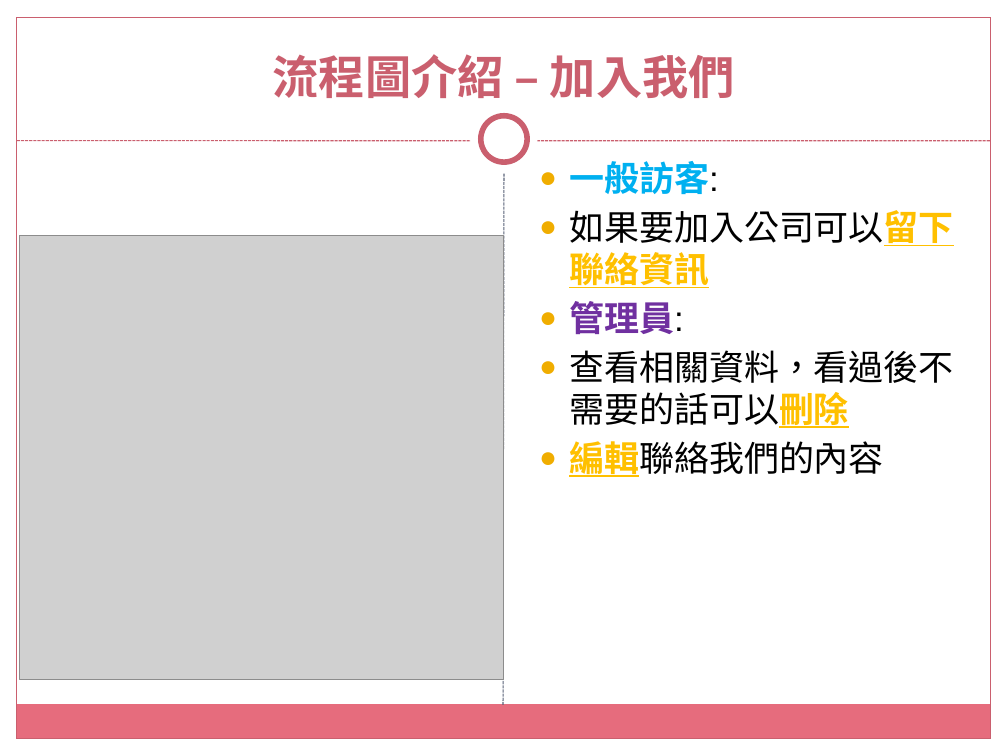
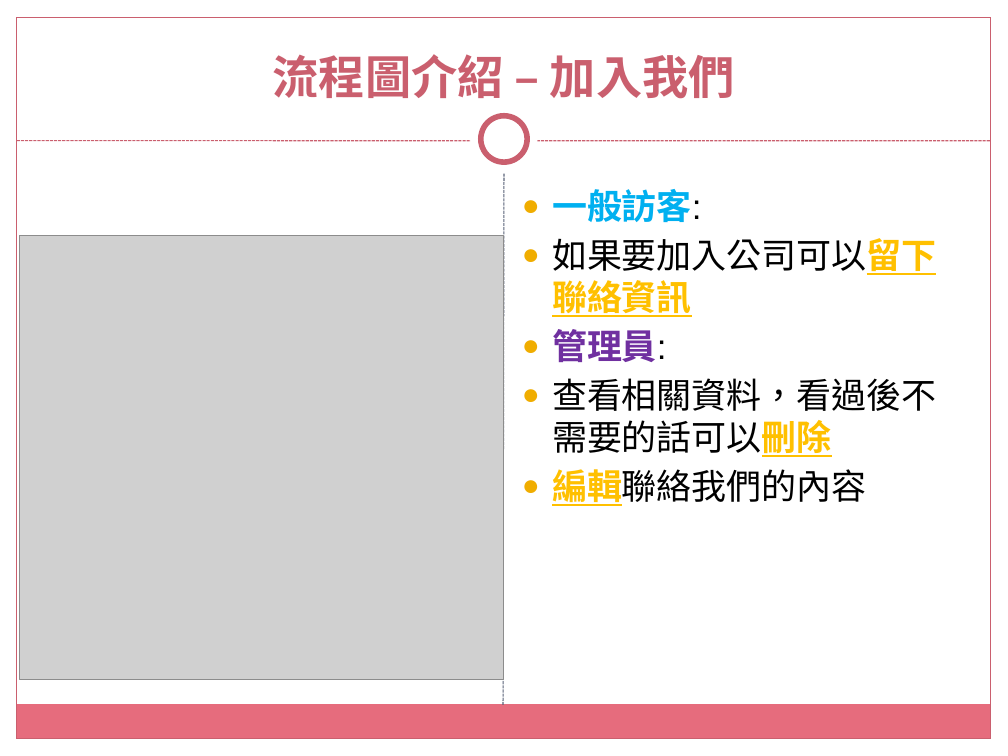
Before and after one commit to tsouleona/gitLab, a slide deck: slide 8 of small_project/data_project/沅淯駿營造有限公司.pptx. Drawn at 1008x756 pixels with LibreOffice and Linux fonts; fonts in the diff are those of the drawing; grey boxes stand for pictures; background and template pictures are left out. Boxes give left, top, right and bottom in pixels: in the first picture for what was removed or moved away, otherwise in the second. Text is boxed around its words. In the diff, an @@ line names an element or a change of style, - is before the commit and + after.

Commit message:
0725 final

```diff
--- a/small_project/data_project/沅淯駿營造有限公司.pptx
+++ b/small_project/data_project/沅淯駿營造有限公司.pptx
@@ text "一般訪客:": place and size @@
-text "一般訪客:" at (569,161,954,477)
+text "一般訪客:" at (552,189,937,506)
```
Also in this commit, not shown: 4 other slides changed.
